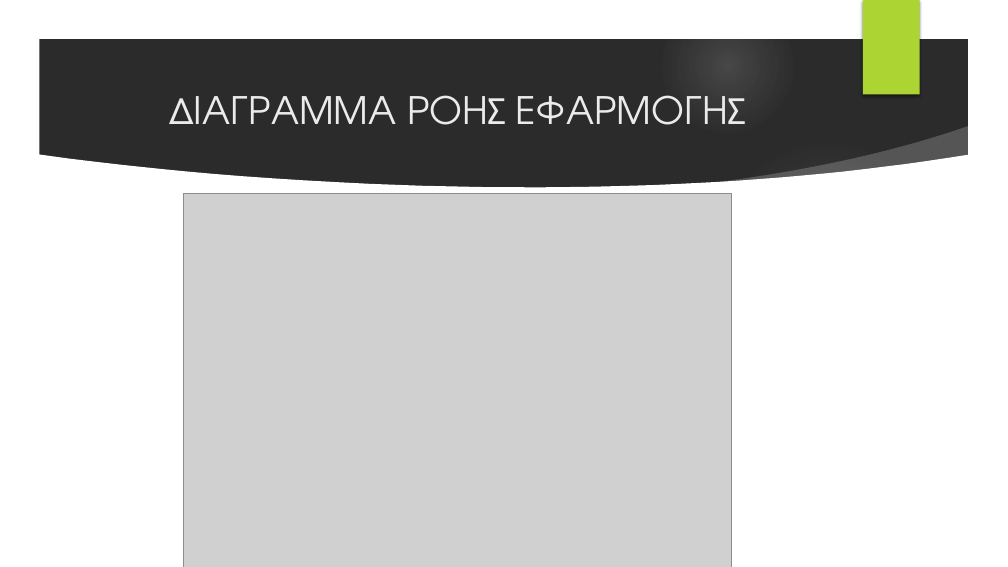
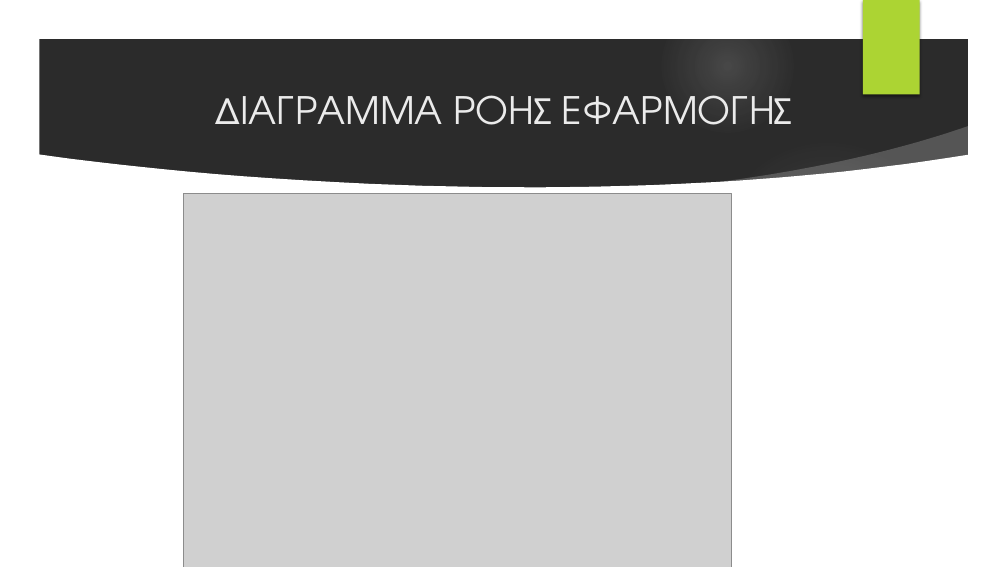
Before and after one commit to STiXzoOR/up-flightfinder-v2, a slide deck: slide 5 of resources/report/project_preview.pptx (slide 6 before the commit). Drawn at 1008x567 pixels with LibreOffice and Linux fonts; fonts in the diff are those of the drawing; grey boxes stand for pictures; background and template pictures are left out; a plain dark background stands for a picture behind light text. Boxes give left, top, right and bottom in pixels: in the first picture for what was removed or moved away, otherwise in the second. Text is boxed around its words. In the diff, an @@ line names an element or a change of style, - is before the commit and + after.

```diff
--- a/resources/report/project_preview.pptx
+++ b/resources/report/project_preview.pptx
@@ title "ΔΙΑΓΡΑΜΜΑ ΡΟΗΣ ΕΦΑΡΜΟΓΗΣ" moved from (x1=170, y1=95, x2=746, y2=125) to (x1=216, y1=95, x2=792, y2=125) @@
```
Also in this commit, not shown: 4 other slides changed, 2 slides added, 3 slides removed.
